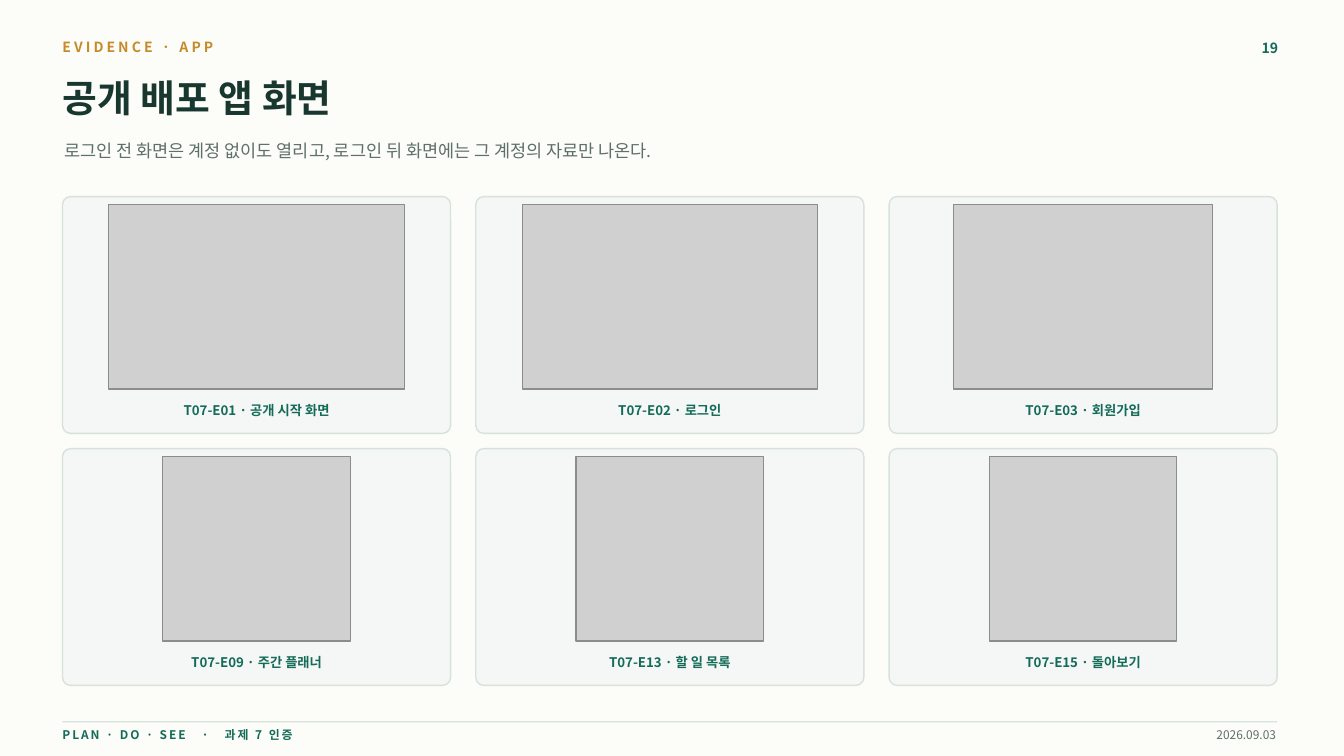
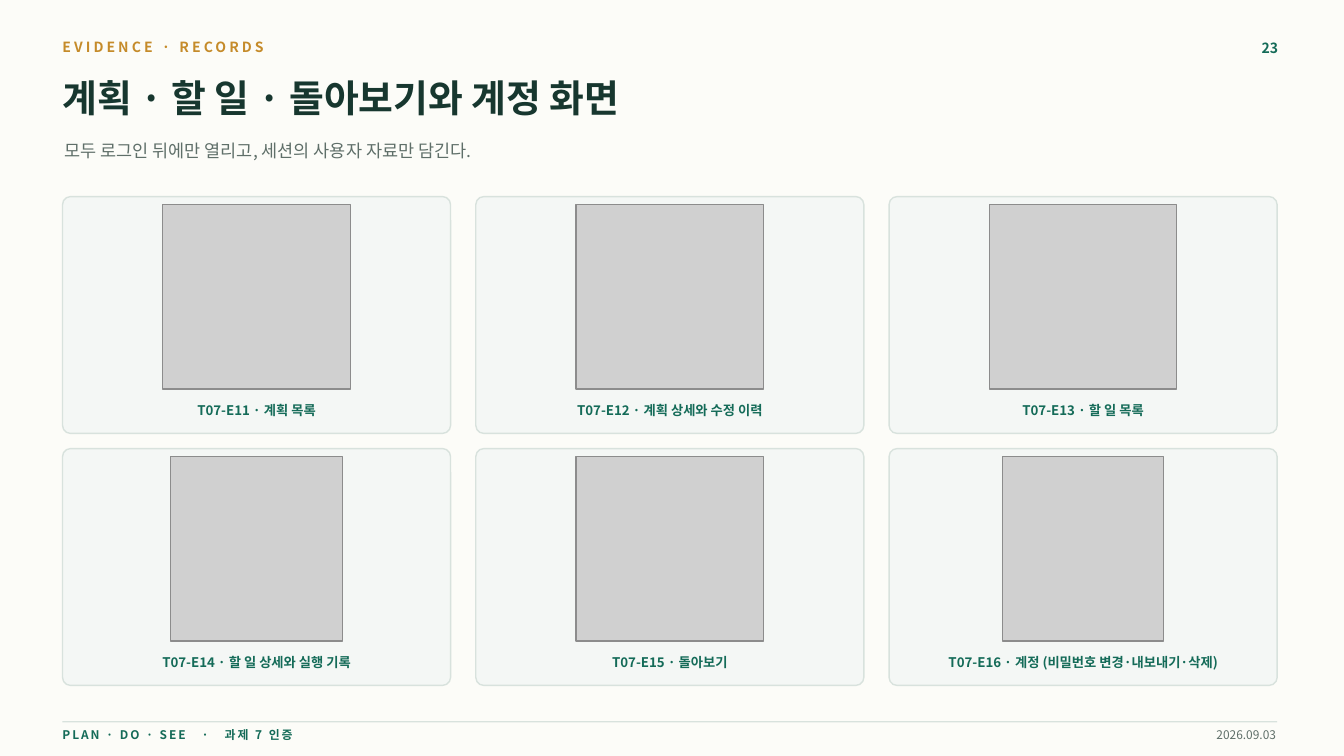
Before and after one commit to stulss/plan-do-see-diary, a slide deck: slide 23 of reports/플랜두씨_다이어리_과제7_제출보고서.pptx (slide 19 before the commit). Drawn at 1344x756 pixels with LibreOffice and Linux fonts; fonts in the diff are those of the drawing; grey boxes stand for pictures. Boxes give left, top, right and bottom in pixels: in the first picture for what was removed or moved away, otherwise in the second. Text is boxed around its words. In the diff, an @@ line names an element or a change of style, - is before the commit and + after.

```diff
--- a/reports/플랜두씨_다이어리_과제7_제출보고서.pptx
+++ b/reports/플랜두씨_다이어리_과제7_제출보고서.pptx
@@ text at (62,41,263,52): text changed @@
-EVIDENCE · APP
+EVIDENCE · RECORDS
@@ text at (1262,42,1278,53): text changed @@
-19
+23
@@ text at (62,80,620,116): text changed @@
-공개 배포 앱 화면
+계획 · 할 일 · 돌아보기와 계정 화면
@@ text at (64,142,471,160): text changed @@
-로그인 전 화면은 계정 없이도 열리고, 로그인 뒤 화면에는 그 계정의 자료만 나온다.
+모두 로그인 뒤에만 열리고, 세션의 사용자 자료만 담긴다.
@@ picture: place and size @@
-picture at (109,205,404,389)
+picture at (162,205,350,389)
@@ picture: place and size @@
-picture at (522,205,818,389)
+picture at (576,205,763,389)
@@ picture: place and size @@
-picture at (954,205,1214,389)
+picture at (989,205,1177,389)
@@ text at (197,403,315,417): text changed @@
-T07-E01 · 공개 시작 화면
+T07-E11 · 계획 목록
@@ text at (577,404,762,417): text changed @@
-T07-E02 · 로그인
+T07-E12 · 계획 상세와 수정 이력
@@ text at (1022,404,1143,417): text changed @@
-T07-E03 · 회원가입
+T07-E13 · 할 일 목록
@@ picture: place and size @@
-picture at (162,457,350,641)
+picture at (170,457,342,641)
@@ picture: place and size @@
-picture at (989,457,1177,641)
+picture at (1003,457,1165,641)
@@ text at (162,656,350,668): text changed @@
-T07-E09 · 주간 플래너
+T07-E14 · 할 일 상세와 실행 기록
@@ text at (612,656,728,668): text changed @@
-T07-E13 · 할 일 목록
+T07-E15 · 돌아보기
@@ text at (948,656,1217,670): text changed @@
-T07-E15 · 돌아보기
+T07-E16 · 계정 (비밀번호 변경·내보내기·삭제)
```
Also in this commit, not shown: 15 other slides changed, 4 slides added, 3 other files.
